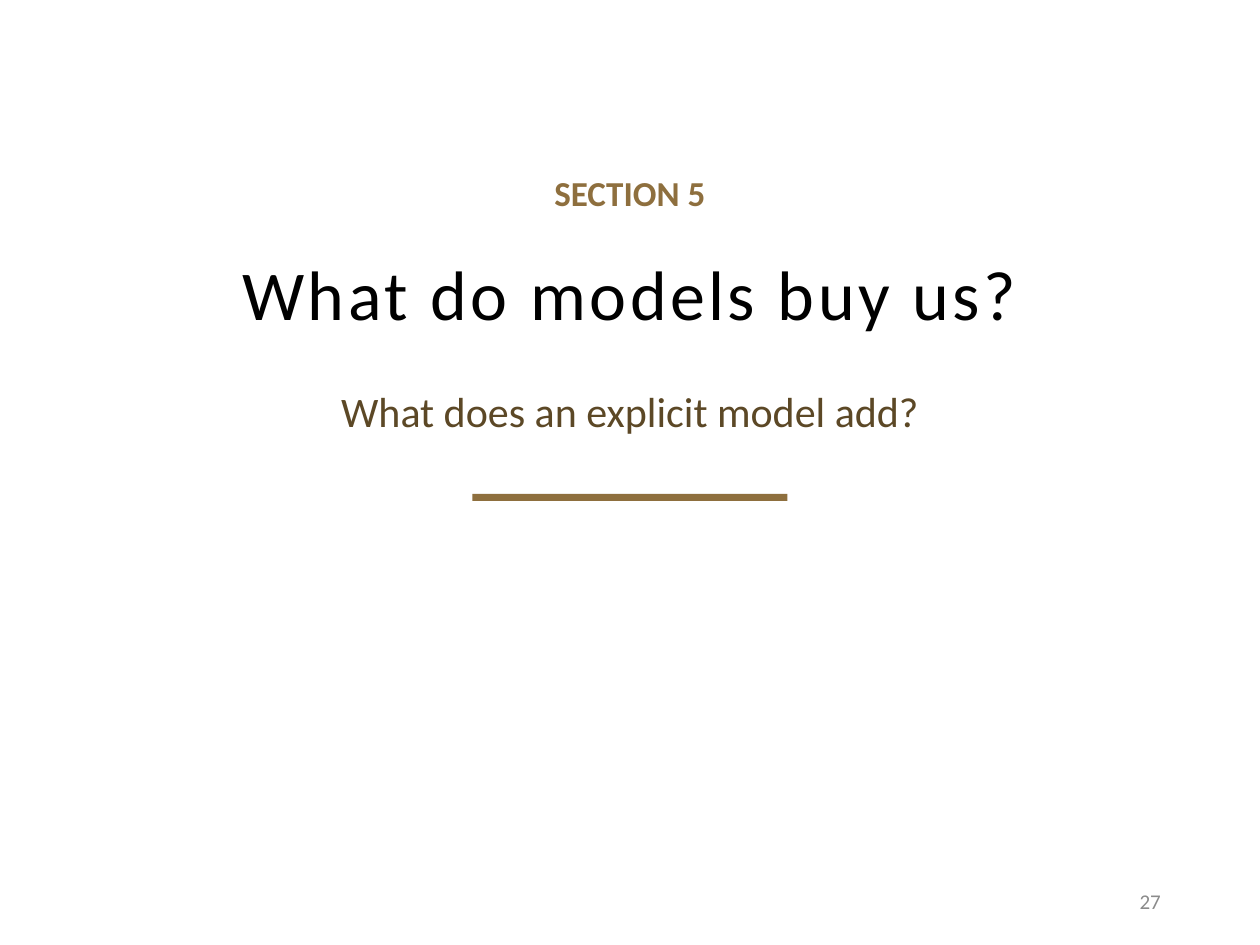
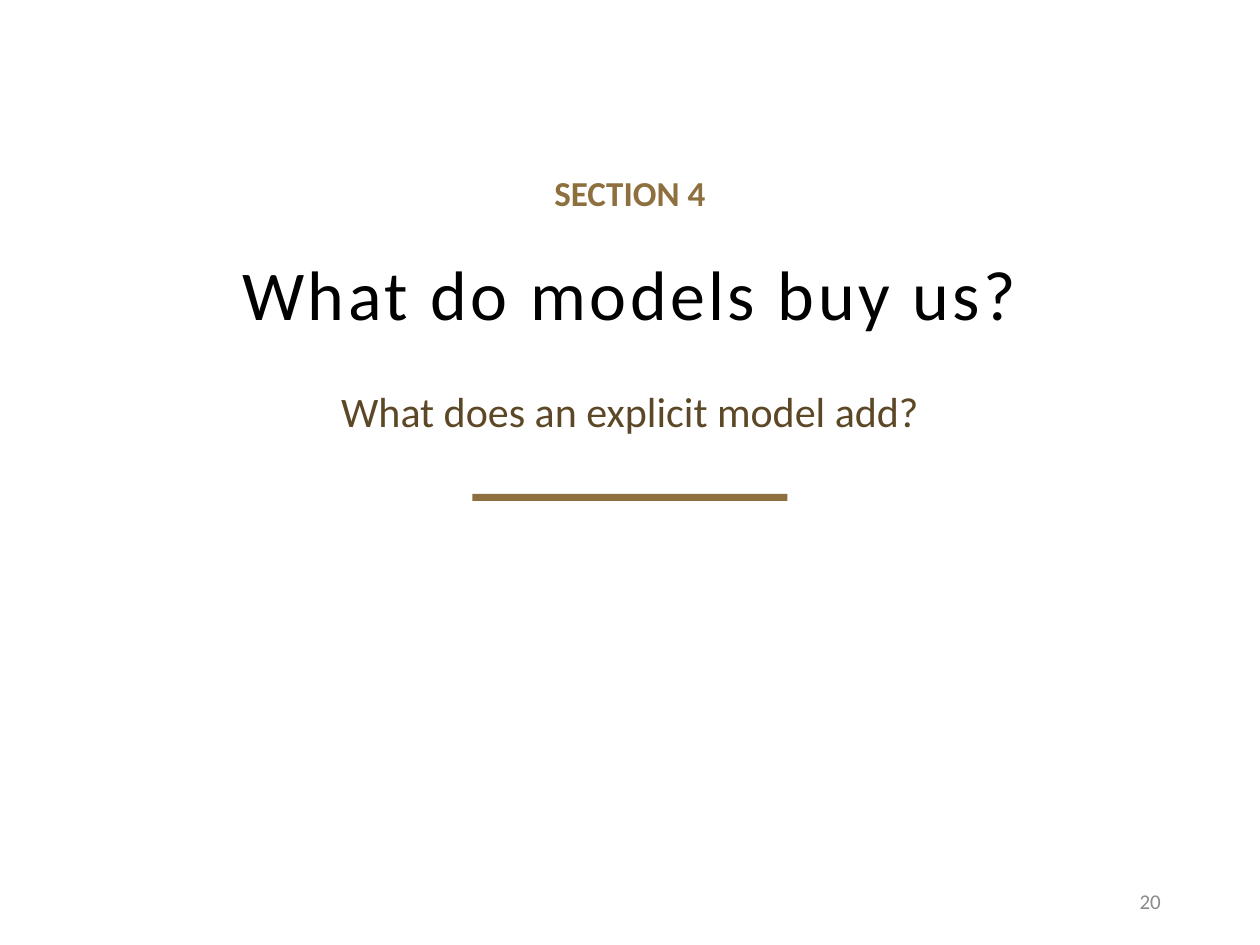
Before and after one commit to davisjam/model-based-agentic-software-engineering, a slide deck: slide 20 of course/lectures/act-2-delegation-and-control/03-alignment/2-3-Alignment.pptx (slide 27 before the commit). Drawn at 1260x945 pixels with LibreOffice and Linux fonts; fonts in the diff are those of the drawing; background and template pictures are left out. Boxes give left, top, right and bottom in pixels: in the first picture for what was removed or moved away, otherwise in the second. Text is boxed around its words. In the diff, an @@ line names an element or a change of style, - is before the commit and + after.

```diff
--- a/course/lectures/act-2-delegation-and-control/03-alignment/2-3-Alignment.pptx
+++ b/course/lectures/act-2-delegation-and-control/03-alignment/2-3-Alignment.pptx
@@ text at <box>554,183,706,207</box>: text changed @@
-SECTION 5
+SECTION 4
@@ page number at <box>1140,895,1161,909</box>: text changed @@
-27
+20
```
Also in this commit, not shown: 13 other slides changed, 7 slides removed.
